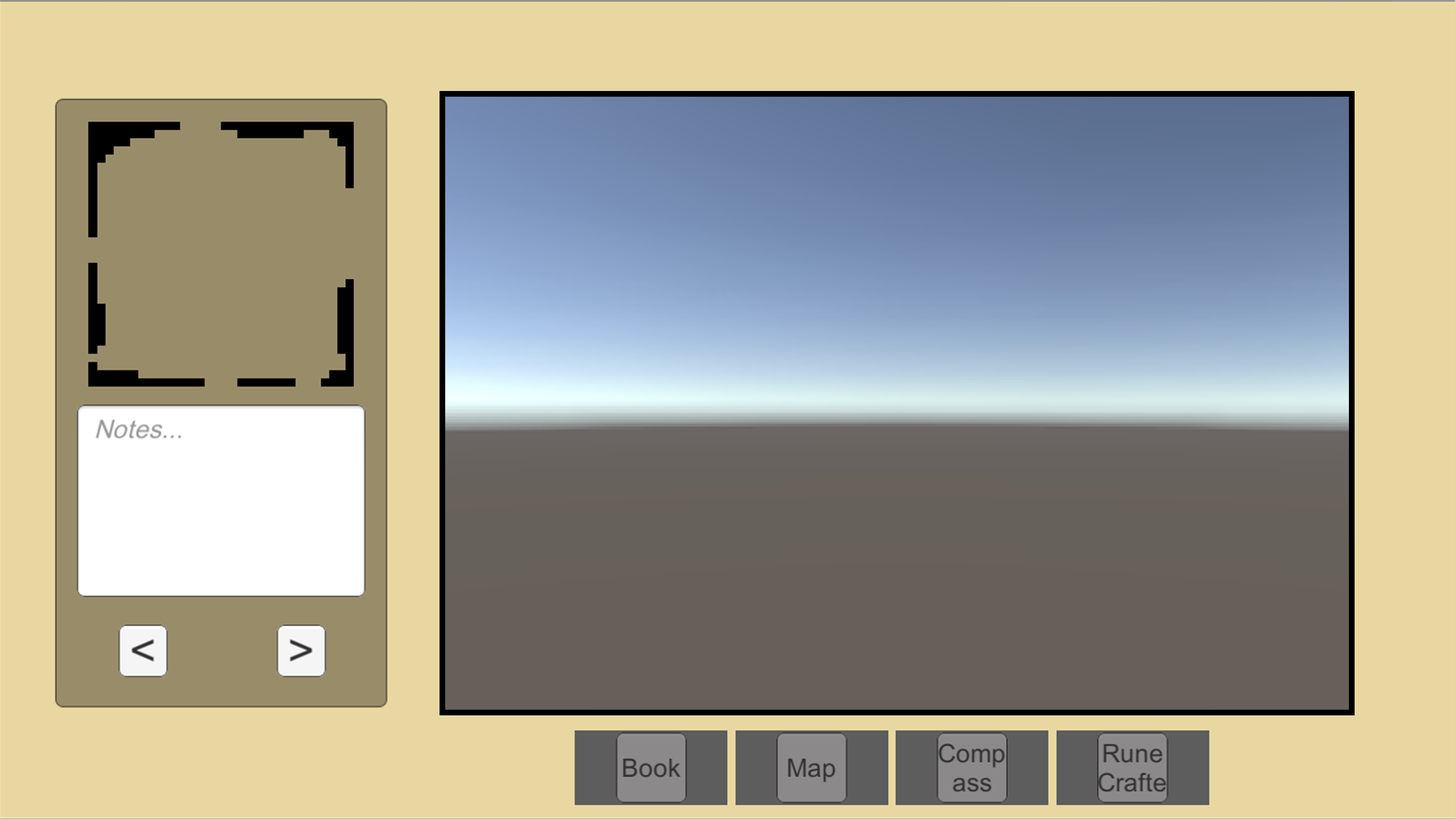
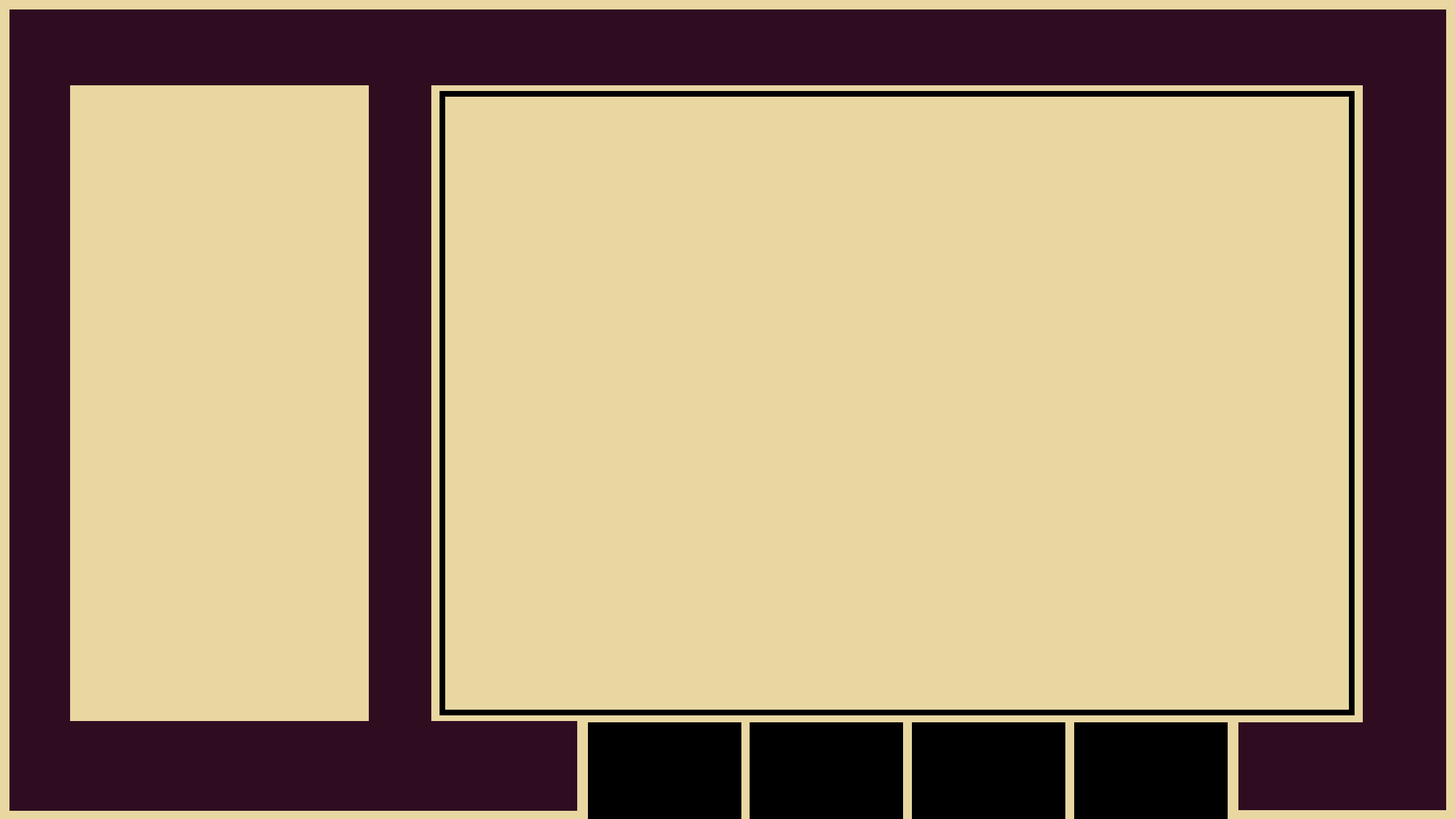
Before/after of a 1455 × 819 layered artwork. What changed in the layer stack:
added group "Dark Purple" with 6 layers above "Compass" over [9, 9, 1447, 811]
added layer "Rectangle 2 copy 5" in group "Dark Purple" over [368, 84, 432, 726]
added layer "Rectangle 2 copy 4" in group "Dark Purple" over [1363, 78, 1447, 733]
added layer "Rectangle 2 copy 3" in group "Dark Purple" over [9, 84, 71, 724]
added layer "Rectangle 2 copy 2" in group "Dark Purple" over [1238, 721, 1447, 810]
added layer "Rectangle 2 copy" in group "Dark Purple" over [9, 720, 578, 811]
added layer "Rectangle 2" in group "Dark Purple" over [9, 9, 1447, 86]
added group "Image frame" with 4 layers above "Icon Refs" over [445, 96, 1350, 710]
added group "Element Buttons" with 4 layers above "Layer 5" over [588, 721, 1228, 819]
added layer "Rectangle 3 copy 3" in group "Element Buttons" over [1074, 721, 1228, 819]
added layer "Rectangle 3 copy 2" in group "Element Buttons" over [912, 721, 1066, 819]
added layer "Rectangle 3 copy" in group "Element Buttons" over [749, 721, 904, 819]
added layer "Rectangle 3" in group "Element Buttons" over [588, 721, 742, 819]
hid "Screen Shot 2020-04-27 at 10.09.32 PM" over [0, 0, 1455, 819]
added layer "Layer 4" over [0, 0, 1455, 819]
